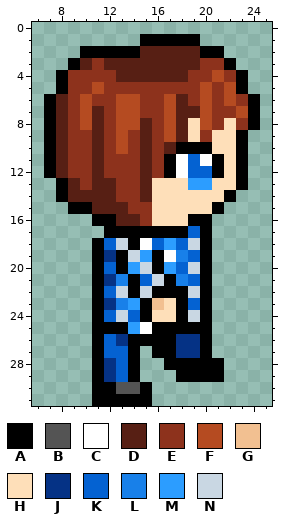
Pixel-art sprite, stored at src/Images/Sprites/Dude1/right1.png. Above: the version before the commit.
The file is 32x32 pixels. Shown: x 6..25, y 0..31.
Palette (. is transparent): A #000000  B #545454  C #ffffff  D #571f14  E #8d321c  F #b54b21  G #f2c091  H #fedfb9  J #053285  K #0462d2  L #1880e9  M #2c9dff  N #c9d7e3
Pixels before, first column x 7:
 1 ........AAAAA.....
 2 ...AAAAADDDDDAA...
 3 ..ADEDDDDDDDDEEA..
 4 .AEEEEDDDDDDEEFEA.
 5 .AEEFEEEEEEEEFEFA.
 6 ADEFEEFFEEFDEFEFEA
 7 ADEFDEFFEEFDDFEEFA
 8 ADEFDEFFDEFDHFEHEA
 9 ADEEDEFEDEFDHEHHA.
10 ADEEDEFEDEDAAAHHA.
11 ADEEDEEEDEACKCAHA.
12 ADEEDEEEDEACKKAHA.
13 .ADEDDEEDHHHMMHHA.
14 .ADDDDEEDHHHHHHA..
15 ..AADDDEEHHHHHA...
16 ....AADDEHHHAA....
17 .....AAAAAAAKA....
18 ....AKNACKMKNA....
19 ....AJANMACLKA....
20 ....AKAMNAMKNA....
21 ....AJLAKNALKA....
22 ....AKNANAAANA....
23 ....AJLMAGHAKA....
24 ....AKNKAHHANA....
25 ....AAAMCAAAAA....
26 ....AKJAAAAJJA....
27 ....AKKA.AAJJA....
28 ....AJKA..AAAAA...
29 ....AJKA...AAAA...
30 ....AABBA.........
31 ....AAAAA.........
After the commit:
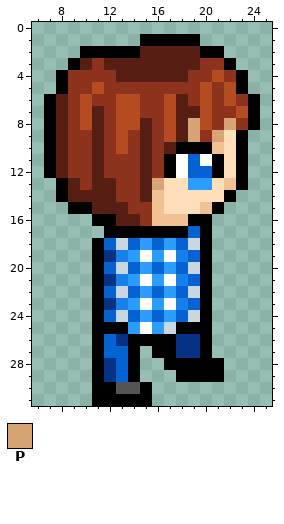
Colours new in this view: P #d7a475
From old to new:
Colour A gives way to colour C in row 21 at x 17; in row 23 at x 15.
Colour H gives way to colour C in row 23 at x 17.
Colour K gives way to colour C in row 21 at x 15.
Colour M gives way to colour C in row 19 at x 15.
Colour H gives way to colour G in row 10 at x 21; in row 13 at x 22; in row 14 at x 16; in row 15 at x 16 and 20; in row 16 at x 16 to 18.
Colour A gives way to colour K in row 18 at x 14; in row 20 at x 16; in row 22 at x 14, 16 and 18; in row 24 at x 18.
Colour H gives way to colour K in row 24 at x 16.
Colour M gives way to colour K in row 20 at x 14.
Colour A gives way to colour L in row 19 at x 13; in row 23 at x 18.
Colour A gives way to colour M in row 19 at x 16; in row 21 at x 14; in row 22 at x 17; in row 24 at x 15; in row 25 at x 16.
Colour C gives way to colour M in row 18 at x 15.
Colour G gives way to colour M in row 23 at x 16.
Colour H gives way to colour M in row 24 at x 17.
Colour N gives way to colour M in row 19 at x 14; in row 20 at x 15; in row 21 at x 16; in row 22 at x 15.
Colour A gives way to colour N in row 20 at x 13; in row 25 at x 17.
Colour H gives way to colour P in row 8 at x 19 and 22; in row 9 at x 19 and 21; in row 13 at x 16.
Where, in picture pixels (left, top, right, bottom), the same in both pictures:
changed: (116, 118, 236, 334)
